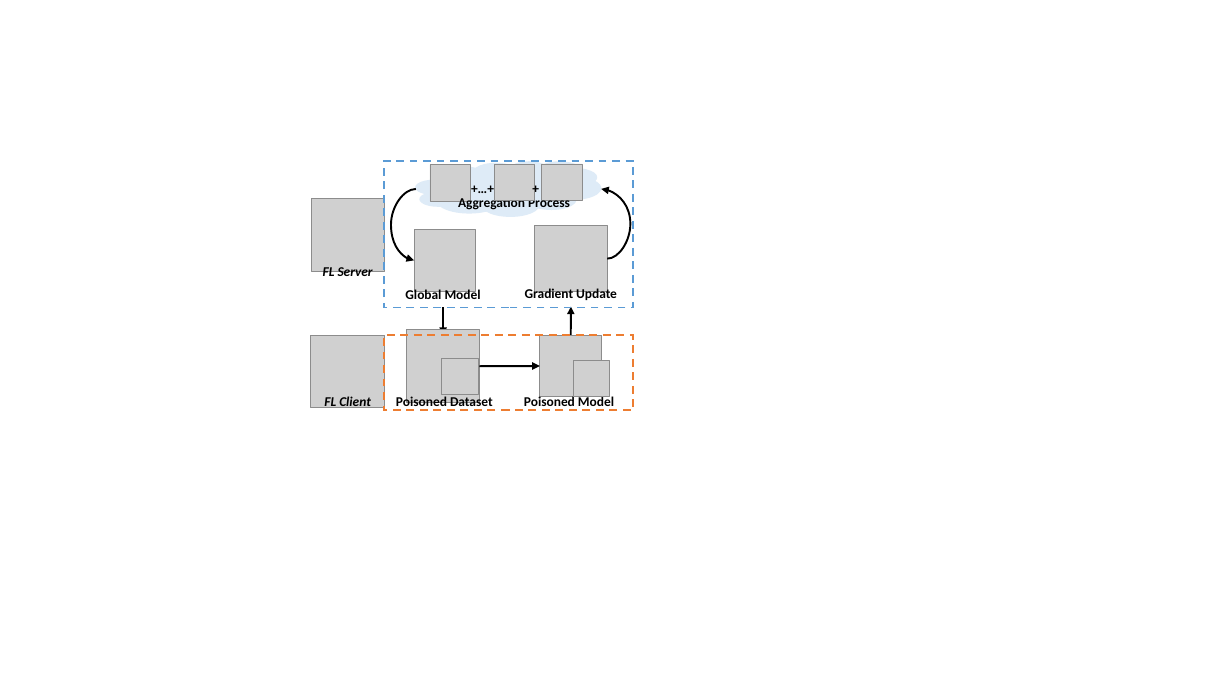
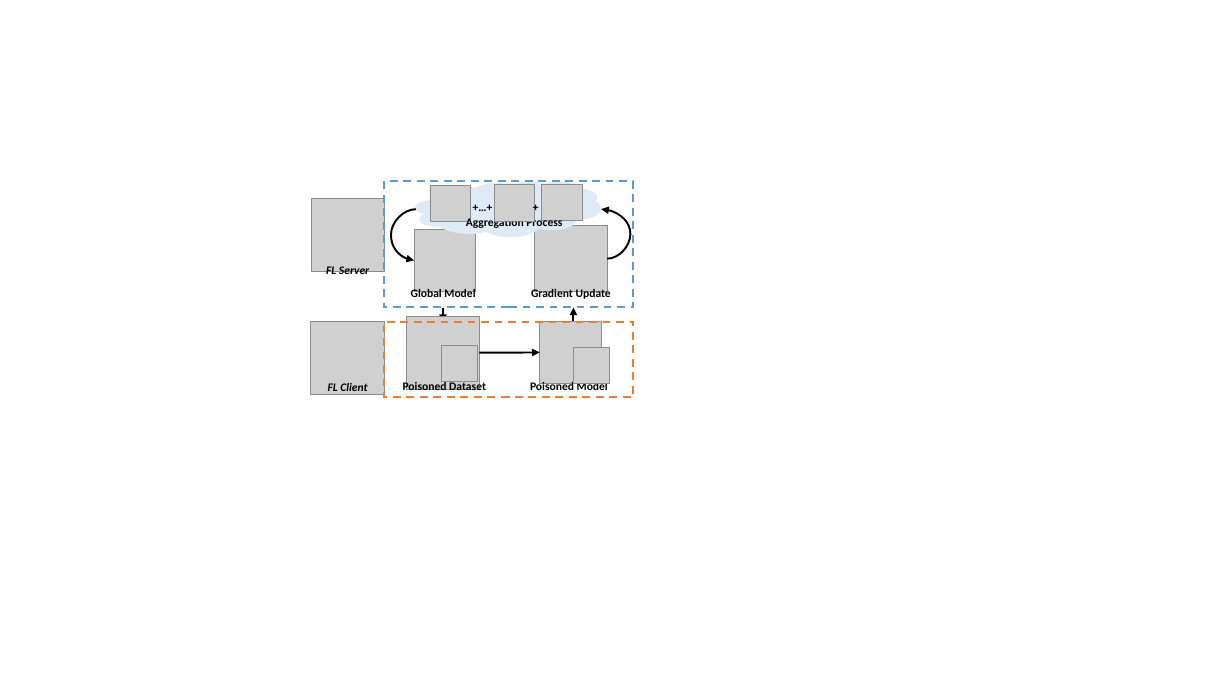
Before and after one commit to WhileBug/FLPhish, a slide deck: slide 1 of Manuscript/figures/Figure_System.pptx. Drawn at 1232x693 pixels with LibreOffice and Linux fonts; fonts in the diff are those of the drawing; grey boxes stand for pictures. Boxes give left, top, right and bottom in pixels: in the first picture for what was removed or moved away, otherwise in the second. Text is boxed around its words. In the diff, an @@ line names an element or a change of style, - is before the commit and + after.

```diff
--- a/Manuscript/figures/Figure_System.pptx
+++ b/Manuscript/figures/Figure_System.pptx
@@ rectangle: place and size @@
-rectangle at (384,161,634,308)
+rectangle at (384,181,634,308)
@@ curved arrow moved from (416, 189) - (414, 261) to (416, 209) - (414, 261) @@
@@ size 10.5 to 9 pt in 9 elements at (531,287,611,300), (411,288,475,301), (326,266,369,278), (403,381,486,394), (328,383,367,391), (530,381,608,394), (466,216,562,228), (461,196,504,219), (522,196,549,219) @@
@@ 3 pictures, 3 texts, 1 cloud: place and size @@
-3 pictures, 3 texts, 1 cloud at (415,161,601,216)
+3 pictures, 3 texts, 1 cloud at (415,181,601,237)
@@ curved arrow moved from (607, 259) - (602, 189) to (607, 259) - (602, 209) @@
@@ arrow moved from (444, 307) - (444, 335) to (443, 308) - (443, 323) @@
@@ arrow moved from (571, 335) - (571, 307) to (574, 323) - (574, 308) @@
@@ 4 pictures, 3 texts, 1 rectangle, 1 arrow: place and size @@
-4 pictures, 3 texts, 1 rectangle, 1 arrow at (311,330,634,410)
+4 pictures, 3 texts, 1 rectangle, 1 arrow at (311,316,634,396)
@@ picture: place and size @@
-picture at (574,360,610,396)
+picture at (574,348,610,384)
```
Also in this commit, not shown: 6 other files.
